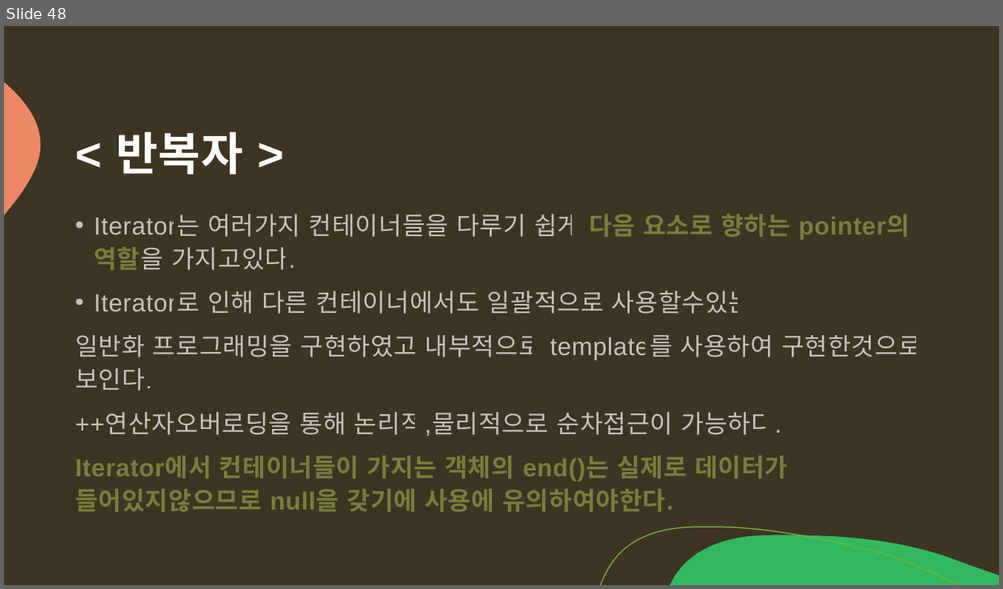
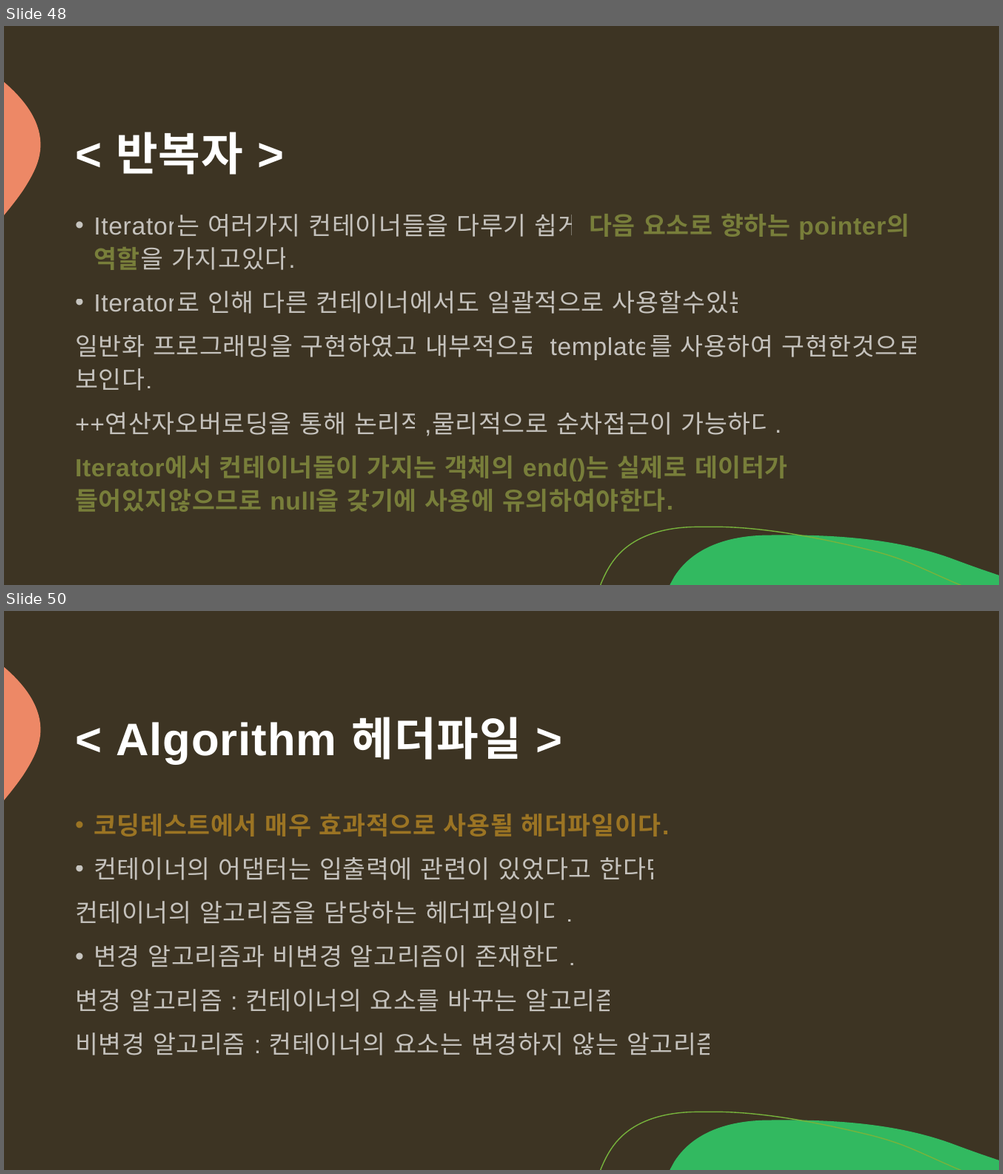
Before and after one commit to arkchimy/_Algorithm, a slide deck: 전공지식/C언어의 기초/C언어 기초지식.pptx. Shown one above the other, each under a label of ours: slide 48 before the commit, slides 48 and 50 after it; the slides between them are not shown. The pictures are 1003x589 and 1003x1174 pixels, drawn with LibreOffice and Linux fonts; fonts in the diff are those of the drawing. Boxes give left, top, right and bottom in pixels: in the first picture for what was removed or moved away, otherwise in the second. Text is boxed around its words. In the diff, an @@ line names an element or a change of style, - is before the commit and + after.

Commit message:
[C++ 지식 ] Algorithm Header using func des

```diff
--- a/전공지식/C언어의 기초/C언어 기초지식.pptx
+++ b/전공지식/C언어의 기초/C언어 기초지식.pptx
@@ slide 50 added at bbox=[4, 611, 999, 1170], background #3D3423; not listed: 3 template elements that a slide beside it also shows @@
@@ title added at bbox=[116, 717, 521, 764], 44 pt, text #FFFFFF, bold @@
+< Algorithm 헤더파일 >
@@ text added at bbox=[75, 814, 720, 1056], 24 pt, text #FFFFFF at 70% opacity @@
+• 코딩테스트에서 매우 효과적으로 사용될 헤더파일이다.
+• 컨테이너의 어댑터는 입출력에 관련이 있었다고 한다면
+컨테이너의 알고리즘을 담당하는 헤더파일이다.
+• 변경 알고리즘과 비변경 알고리즘이 존재한다.
+변경 알고리즘 : 컨테이너의 요소를 바꾸는 알고리즘
+비변경 알고리즘 : 컨테이너의 요소는 변경하지 않는 알고리즘
```
Also in this commit, not shown: 4 other slides added.
